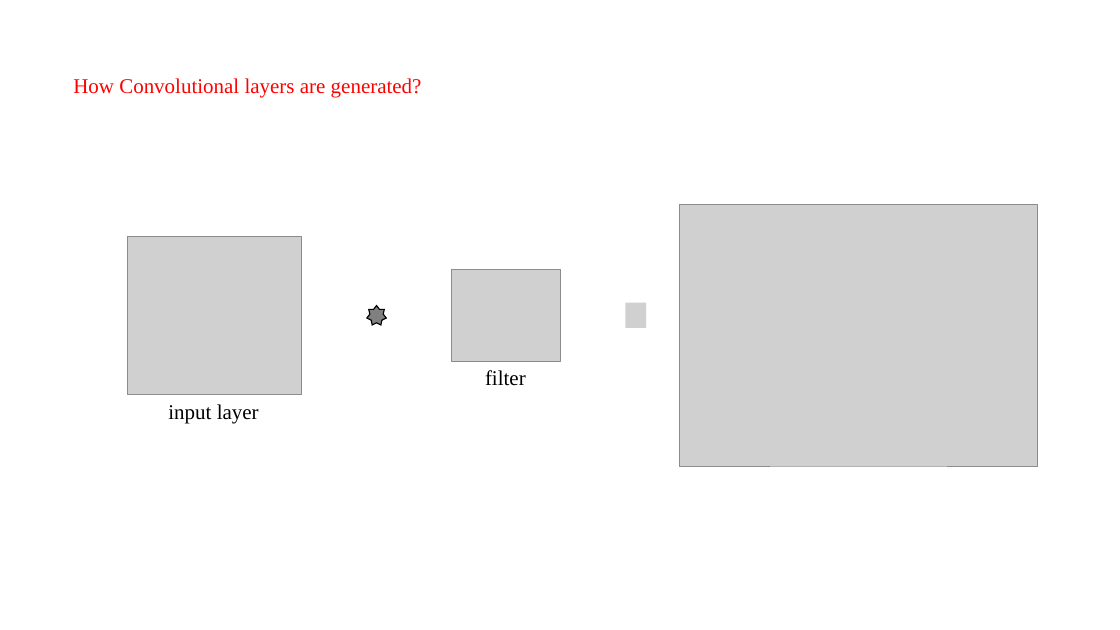
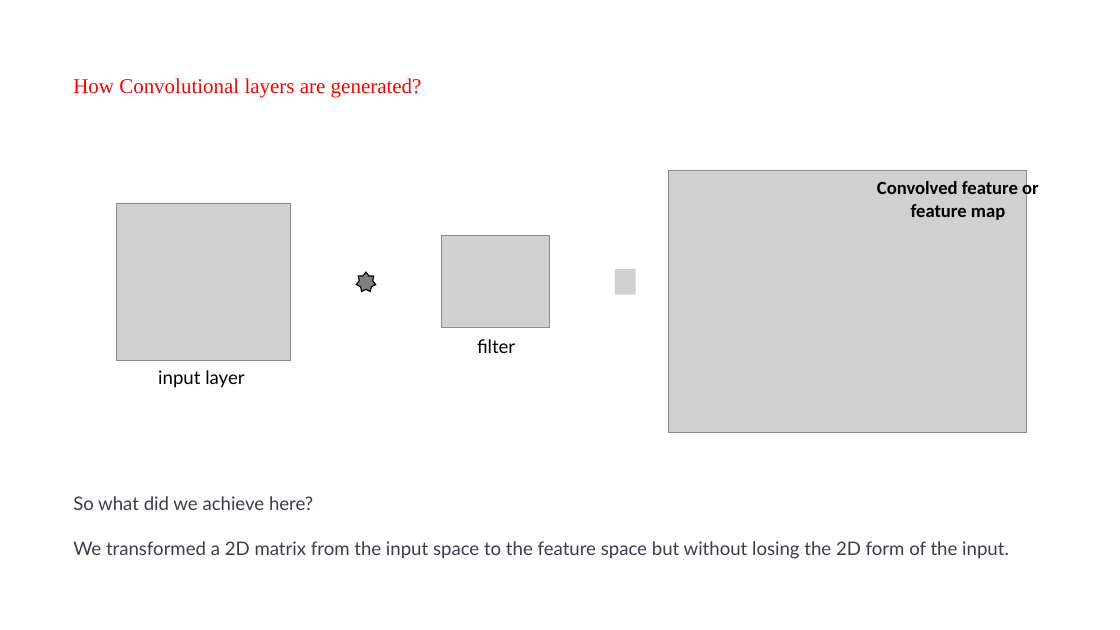
Before and after one commit to swapnilin/Convolutional-Neural-Network, a slide deck: slide 17 of Theory and Concepts/CNN_presentation.pptx. Drawn at 1120x630 pixels with LibreOffice and Linux fonts; fonts in the diff are those of the drawing; grey boxes stand for pictures. Boxes give left, top, right and bottom in pixels: in the first picture for what was removed or moved away, otherwise in the second. Text is boxed around its words. In the diff, an @@ line names an element or a change of style, - is before the commit and + after.

```diff
--- a/Theory and Concepts/CNN_presentation.pptx
+++ b/Theory and Concepts/CNN_presentation.pptx
@@ text added at box(877, 179, 1039, 220), 16 pt, text #000000, bold @@
+Convolved feature or
+feature map
@@ picture added at box(615, 269, 636, 294) @@
@@ 3 pictures, 1 text, 1 star: place and size @@
-3 pictures, 1 text, 1 star at box(127, 204, 1038, 466)
+3 pictures, 1 text, 1 star at box(117, 171, 1027, 433)
@@ picture removed at box(626, 302, 647, 328) @@
@@ text "filter" at box(477, 339, 515, 353): size 18 to 16 pt, font Times New Roman to Lato @@
@@ text "filter": place and size @@
-text "filter" at box(485, 370, 526, 386)
+text "filter" at box(477, 339, 515, 353)
@@ text "input layer" at box(158, 370, 244, 388): size 18 to 16 pt, font Times New Roman to Lato @@
@@ text added at box(73, 496, 1009, 559), 16 pt, text #3D3D4E @@
+So what did we achieve here?
+We transformed a 2D matrix from the input space to the feature space but without losing the 2D form of the input.
```
Also in this commit, not shown: 3 other slides changed, 2 slides added.
